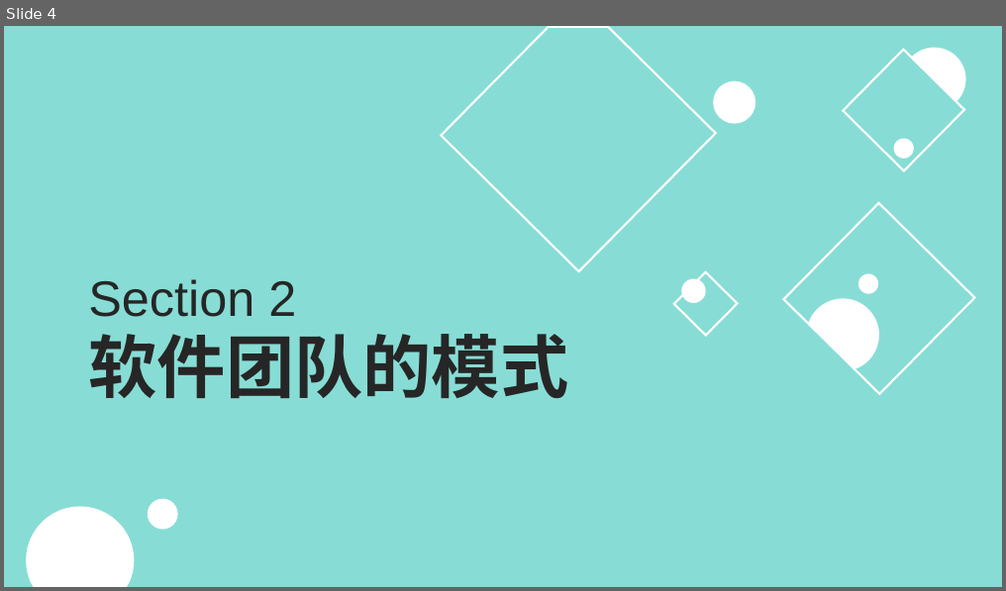
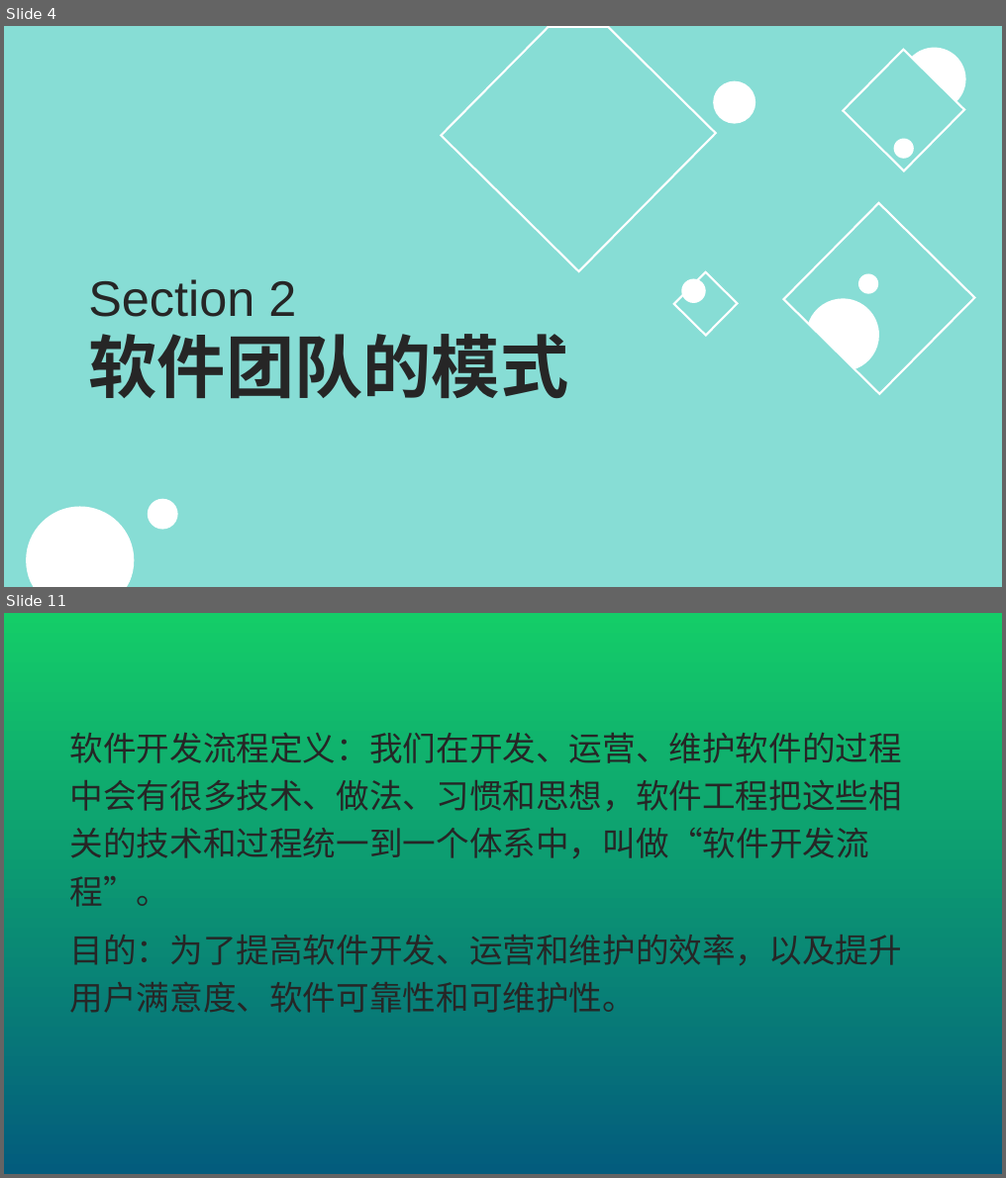
Before and after one commit to JFBabyHorse/learngit-and-BWESE, a slide deck: chapter5 团队和流程.pptx. Shown one above the other, each under a label of ours: slide 4 before the commit, slides 4 and 11 after it; the slides between them are not shown. The pictures are 1006x591 and 1006x1178 pixels, drawn with LibreOffice and Linux fonts; fonts in the diff are those of the drawing. Boxes give left, top, right and bottom in pixels: in the first picture for what was removed or moved away, otherwise in the second. Text is boxed around its words. In the diff, an @@ line names an element or a change of style, - is before the commit and + after.

```diff
--- a/chapter5 团队和流程.pptx
+++ b/chapter5 团队和流程.pptx
@@ slide 11 added at [4, 613, 1002, 1174], background gradient #14CD68 to #035C7D @@
@@ text added at [70, 732, 902, 1013], 32 pt, text #262626 @@
+软件开发流程定义：我们在开发、运营、维护软件的过程中会有很多技术、做法、习惯和思想，软件工程把这些相关的技术和过程统一到一个体系中，叫做“软件开发流程”。
+目的：为了提高软件开发、运营和维护的效率，以及提升用户满意度、软件可靠性和可维护性。
```
Also in this commit, not shown: 4 slides changed, 19 other slides added, 1 slide removed, 3 other files.
